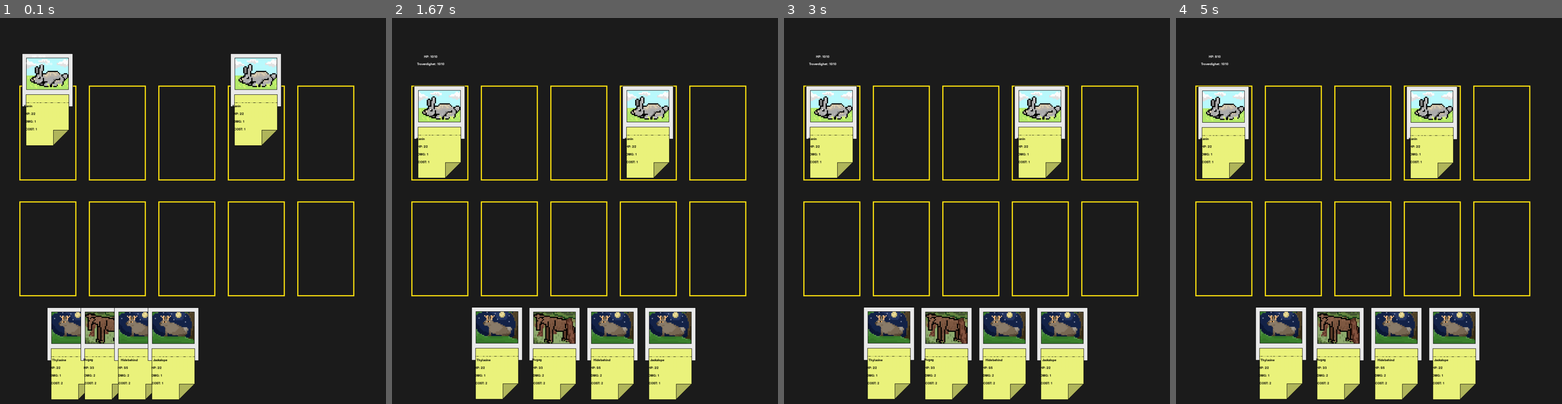
Above: before the commit, frames 1-4 (left to right).
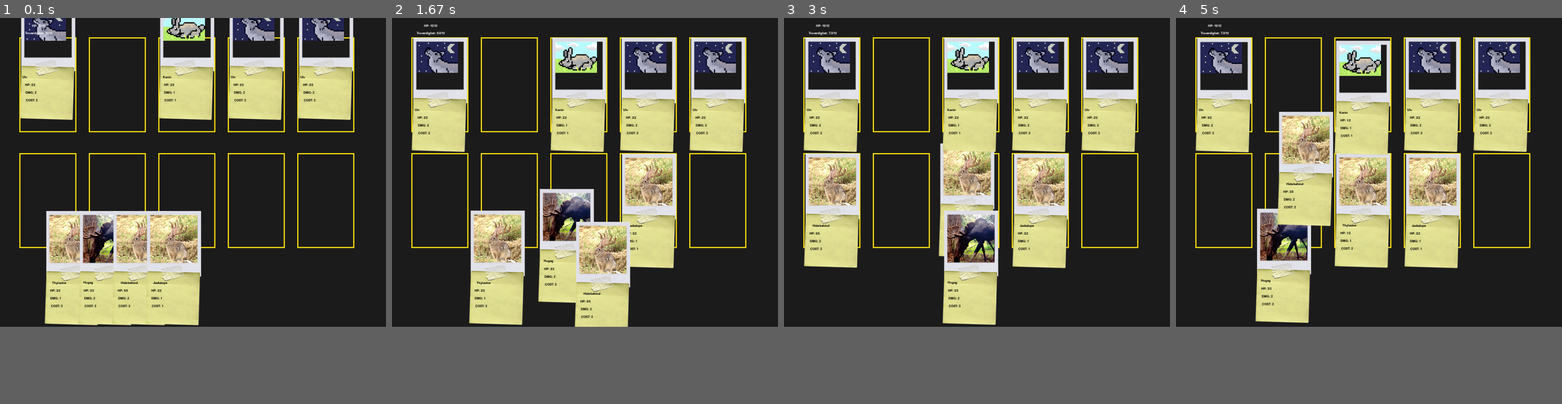
Above: after the commit, the same moments.

Repository: HenryPersen/PygameFordypning
Game: pygame game, started from main.py
Two runs of this game, one before a commit and one after it. Both use one fixed random seed, a clock stepped at 60 frames per second and the inputs below.
Inputs (mouse positions are in pixels of both pictures, inside the frame that each line leads up to):
- Up to frame 1 (0.1 s): no input
- Up to frame 2 (1.67 s): click "Thylacine" at 0.38 s; click (673, 218) at 0.72 s; press the mouse at (573, 268) at 1.03 s; move the mouse to (538, 195) at 1.13 s; release the mouse at (503, 122) at 1.27 s; press the mouse at (650, 268) at 1.37 s; move the mouse to (612, 276) at 1.47 s; release the mouse at (577, 284) at 1.6 s
- Up to frame 3 (3 s): press the mouse at (1000, 272) at 1.7 s; move the mouse to (919, 218) at 1.8 s; release the mouse at (834, 164) at 1.93 s; press the mouse at (888, 268) at 2.03 s; move the mouse to (984, 276) at 2.13 s; release the mouse at (1085, 284) at 2.27 s; press the mouse at (888, 268) at 2.37 s; move the mouse to (880, 214) at 2.47 s; release the mouse at (872, 156) at 2.6 s; press the mouse at (888, 268) at 2.7 s; move the mouse to (930, 230) at 2.8 s; release the mouse at (973, 187) at 2.93 s
- Up to frame 4 (5 s): tap 2 at 3 s; click (1372, 272) at 3.38 s; press the mouse at (1353, 234) at 3.7 s; move the mouse to (1341, 249) at 3.8 s; release the mouse at (1326, 265) at 3.93 s; press the mouse at (1280, 268) at 4.03 s; move the mouse to (1345, 218) at 4.13 s; release the mouse at (1407, 168) at 4.27 s; click (1380, 226) at 4.38 s; press the mouse at (1396, 268) at 4.7 s; move the mouse to (1326, 191) at 4.8 s; release the mouse at (1257, 114) at 4.93 s
The window is 900x900 before the commit and 900x720 after it. Grey fills any space a smaller window leaves; there, only what the larger window draws over its background counts as a difference.

The runs differ from the first frame. In frame 1, 34% of the frame differs, in the area x 5-92%, y 0-99%; in frame 2, 41%; in frame 3, 41%; in frame 4, 43%, in the area x 5-92%, y 1-99%.

Commit message:
nytt design på kort, commiter for å teste "falsk skjerm"

Diff:
--- a/main.py
+++ b/main.py
@@ -6,8 +6,8 @@
 pygame.init()
 #Basic Pygame
 pygame.display.set_caption("Cryptoscam")
-WIDTH, HEIGHT = 1000, 1000
-screen = pygame.display.set_mode((WIDTH, HEIGHT))
+WIDTH, HEIGHT = 1000, 800
+screen = pygame.display.set_mode((WIDTH, HEIGHT), pygame.SCALED | pygame.RESIZABLE)
 clock = pygame.time.Clock()
 
 BG_COLOR = (30, 30, 30)
@@ -24,17 +24,20 @@
 currentstage = None
 loops = 0
 attackphaseactive = False
+HANDHEIGHT = 300
 
 gamephase = 0
 changingphase = False
+currentshop = "NewCards"
 
 playerhp = 10
 troverdighet = 10
+dollars = 5
 
 font = pygame.font.SysFont("Comic Sans", 13)
 
 #Sprites
-basiccard = pygame.image.load("Spillet\Media\Sprites\BasicKort.png")
+basiccard = pygame.image.load("Spillet\Media\Sprites\polaroidkort.png")
 lanesprite = pygame.image.load("Spillet\Media\Sprites\Lane.png")
 mapsprite = pygame.image.load("Spillet\Media\Sprites\mapv2.png")
 
@@ -140,8 +143,8 @@
         self.abilities = abilities
         self.x = 0
         self.visualx = 0
-        self.y = HEIGHT-250
-        self.visualy = HEIGHT-250
+        self.y = HEIGHT-HANDHEIGHT
+        self.visualy = HEIGHT-HANDHEIGHT
         self.order = 0
         self.hp = stats.x
         self.maxhp = stats.x
@@ -164,9 +167,10 @@
             self.visualy = pygame.math.lerp(self.visualy, self.y, game_speed/12 * self.lerpspeed)
         self.visualx = pygame.math.lerp(self.visualx, self.x, game_speed/12 * self.lerpspeed)
         if self.played:
+            surface.blit(self.image, (self.visualx+12, self.visualy+10))
             if self.rarity == 0:
                 surface.blit(basiccard, (self.visualx, self.visualy))
-            surface.blit(self.image, (self.visualx+18, self.visualy+12))
+
             self.addtext(surface, 4)
 
         self.hover = False
@@ -177,22 +181,22 @@
             if line == 0:
                 text_surface = font.render(str(self.name), True, BLACK)
                 text_rect = text_surface.get_rect()
-                text_rect.center = (self.visualx + text_rect.w, self.visualy+136+(line*20))
+                text_rect.center = (self.visualx + text_rect.w, self.visualy+186+(line*20))
                 surface.blit(text_surface, text_rect)
             if line == 1:
                 text_surface = font.render("HP: " + str(int(self.hp)) + "/" + str(int(self.maxhp)), True, BLACK)
                 text_rect = text_surface.get_rect()
-                text_rect.center = (self.visualx + text_rect.w, self.visualy+136+(line*20))
+                text_rect.center = (self.visualx + text_rect.w, self.visualy+186+(line*20))
                 surface.blit(text_surface, text_rect)
             if line == 2:
                 text_surface = font.render("DMG: " + str(int(self.dmg)), True, BLACK)
                 text_rect = text_surface.get_rect()
-                text_rect.center = (self.visualx + text_rect.w, self.visualy+136+(line*20))
+                text_rect.center = (self.visualx + text_rect.w, self.visualy+186+(line*20))
                 surface.blit(text_surface, text_rect)
             if line == 3:
                 text_surface = font.render("COST: " + str(int(self.cost)), True, BLACK)
                 text_rect = text_surface.get_rect()
-                text_rect.center = (self.visualx + text_rect.w, self.visualy+136+(line*20))
+                text_rect.center = (self.visualx + text_rect.w, self.visualy+186+(line*20))
                 surface.blit(text_surface, text_rect)
 
     def finishattackanimation(self):
@@ -229,7 +233,7 @@
                 print("Hiding Hidebehind")
                 playedcards[playedcards.index(self)] = None
                 hand.append(self)
-                self.y = HEIGHT-250
+                self.y = HEIGHT-HANDHEIGHT
 
     def attack(self, orderinlane):
         self.orderinlane = orderinlane
@@ -389,7 +393,7 @@
 stages = [ #Her er hva du skal skrive inn for stagen i rekkefølge: Navnet på banen, Hvor mange "Waves" banen består av, Om det er noen tvunget fiender som skal spawne (fungerer ikke akkurat nå), farlighetsgrad og til slutt hvilke pools wavesene bruker og hvor mange tokens hver wave får
     #Vanskelighetsgrad Følger denne formen: 1 - Enkel / Starterbanene, 2 - Baner som kan være en liten trussel tidlig i spillet, 3 - Tidlige bosser og Middels vanskelige baner, 4 - Litt senere bosser og andre vanskelige baner, 5 - Farligste av alle.
     stage("First Level", 3, None, 1, [ #findpool() is pool used for fetching enemies for stage, next number is how many tokens can be used to spawn enemies
-        findpool("Kanin"), 2,
+        findpool("UlvKanin"), 7,
         findpool("Kanin"), 3,
         findpool("UlvKanin"), 4,
     ]),
@@ -439,9 +443,9 @@
 enemylanes = []
 
 for i in range(5):
-    lanes.append(lane(pygame.math.Vector2((((WIDTH-50 * 2) / 5) * i)+50, 475), "Standard", "Player" ,None))
+    lanes.append(lane(pygame.math.Vector2((((WIDTH-50 * 2) / 5) * i)+50, 350), "Standard", "Player" ,None))
 for i in range(5):
-    enemylanes.append(lane(pygame.math.Vector2((((WIDTH-50 * 2) / 5) * i)+50, 175), "Standard", "Enemy" , None))
+    enemylanes.append(lane(pygame.math.Vector2((((WIDTH-50 * 2) / 5) * i)+50, 50), "Standard", "Enemy" , None))
 for i in range(len(lanes)):
     playedcards.append(None)
 for i in range(len(lanes)):
@@ -466,10 +470,24 @@
                 spawnedenemycards[chosenlane].visualy = enemylanes[chosenlane].position.y - 200
                 points -= chosenenemy.cost
         else:
-            chosenenemy = max(stage.pools[((currentwave+1)*2)-2].enemies, key=lambda x: x["cost"])
             chosenlane = random.randint(0,4)
             points += spawnedenemycards[chosenlane].cost
-            spawnedenemycards[chosenlane] = copy.copy(chosenenemy)
+
+            mostexpensiveenemy = None
+            excludedenemies = []
+            for enemy in stage.pools[((currentwave+1)*2)-2].enemies:
+                if mostexpensiveenemy == None:
+                    mostexpensiveenemy = enemy
+                elif enemy.cost > mostexpensiveenemy.cost:
+                    if enemy.cost <= points:
+                        mostexpensiveenemy = enemy
+                        print("Grabbing most expensive enemy")
+                    else:
+                        excludedenemies.append(enemy)
+            if mostexpensiveenemy == None:
+                print("Error: Failed to find most expensive enemy")
+
+            spawnedenemycards[chosenlane] = copy.copy(mostexpensiveenemy)
             spawnedenemycards[chosenlane].visualx = enemylanes[chosenlane].position.x
             spawnedenemycards[chosenlane].visualy = enemylanes[chosenlane].position.y - 200
             points -= chosenenemy.cost
@@ -585,8 +603,8 @@
         for i in range(len(lanes)):
             playedcards.append(None)
         for i in deck:
-            i.y = HEIGHT-250
-            i.visualy = HEIGHT-250
+            i.y = HEIGHT-HANDHEIGHT
+            i.visualy = HEIGHT-HANDHEIGHT
             i.hp = i.maxhp
             i.dmg = i.ogdmg
             i.cost = i.ogcost
@@ -734,11 +752,11 @@
                     card.draw(screen)
         text_surface = font.render("HP: " + str(int(playerhp)) + "/10", True, WHITE)
         text_rect = text_surface.get_rect()
-        text_rect.center = (100,100)
+        text_rect.center = (100,20)
         screen.blit(text_surface, text_rect)
         text_surface = font.render("Troverdighet: " + str(troverdighet) + "/10", True, WHITE)
         text_rect = text_surface.get_rect()
-        text_rect.center = (100,120)
+        text_rect.center = (100,40)
         screen.blit(text_surface, text_rect)
 
 
@@ -750,5 +768,9 @@
             marker.draw(screen)
 
 
+    if gamephase == 2:
+        if currentshop == "NewCards":
+            print("at card shop")
+
 
     pygame.display.flip()
Binary file changed: Backgroundphase1.jpeg
Binary file removed: Spillet/Media/Sprites/BasicKort.png
Binary file removed: Spillet/Media/Sprites/mapv1.png
Binary file added: Spillet/Media/Sprites/polaroidkort.png
Binary file changed: Spillet/Media/Sprites/polaroids/hugag.png
Binary file changed: Spillet/Media/Sprites/polaroids/jackalope.png
